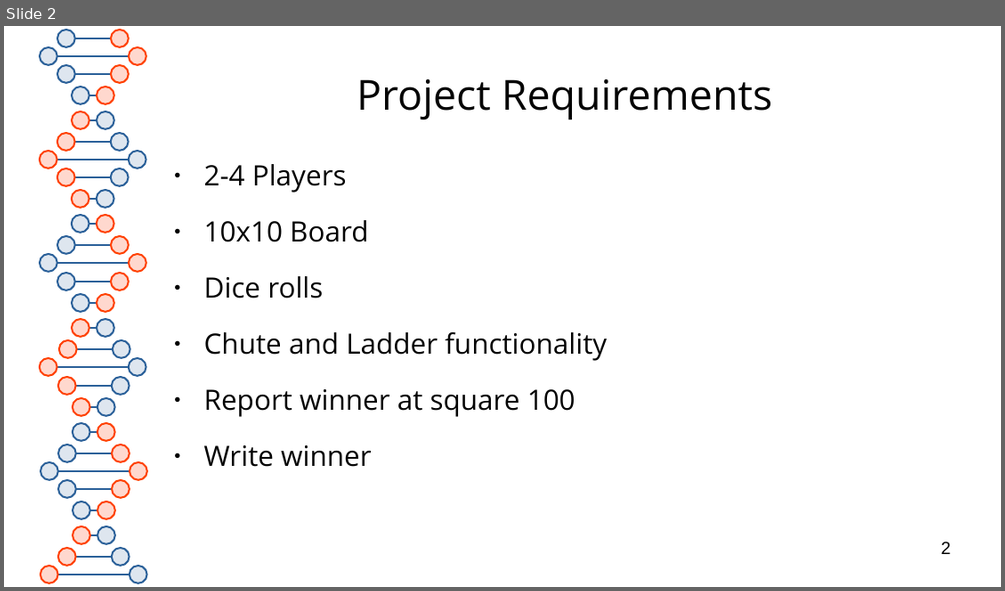
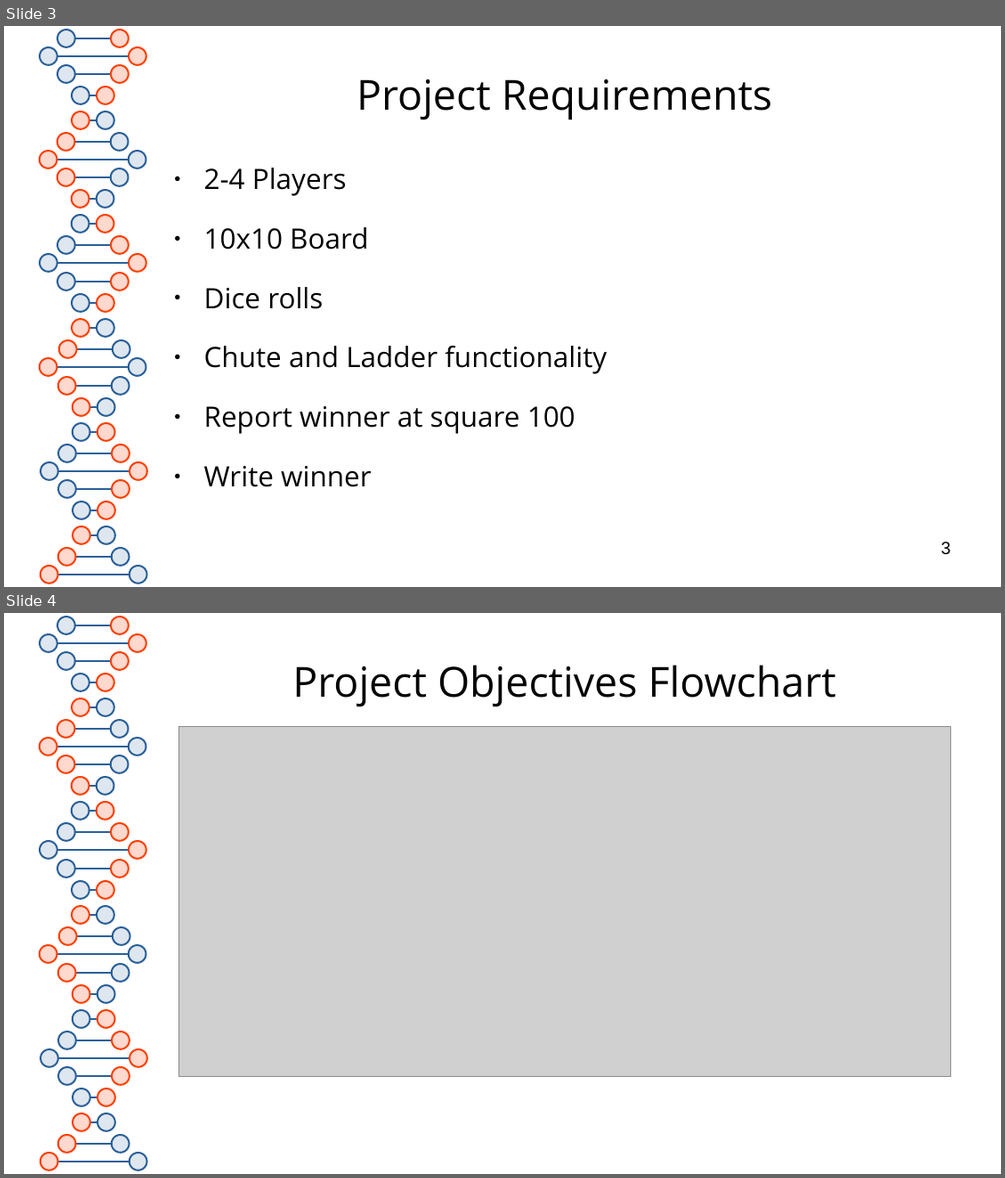
Before and after one commit to RedOctober117/ChutesAndLadders, a slide deck: documentation/presentation.pptx. Shown one above the other, each under a label of ours: slide 2 before the commit, slides 3 and 4 after it. The pictures are 1005x591 and 1005x1178 pixels, drawn with LibreOffice and Linux fonts; fonts in the diff are those of the drawing; grey boxes stand for pictures. Boxes give left, top, right and bottom in pixels: in the first picture for what was removed or moved away, otherwise in the second. Text is boxed around its words. In the diff, an @@ line names an element or a change of style, - is before the commit and + after.

```diff
--- a/documentation/presentation.pptx
+++ b/documentation/presentation.pptx
@@ slide 4 added at [4,613,1001,1174], background #FFFFFF; not listed: 81 template elements that a slide beside it also shows @@
@@ title added at [292,665,836,707], 33 pt, text #050505 @@
+Project Objectives Flowchart
@@ picture added at [178,727,951,1077] @@
@@ what was slide 2 is now slide 3 @@
@@ slide 3 changed as well @@
@@ text "2-4 Players" at [204,168,607,487]: line spacing 0.9 to 1; less space between paragraphs @@
@@ page number at [941,541,951,555]: text changed @@
-2
+3
```
Also in this commit, not shown: 8 other slides changed, 5 other slides added.
